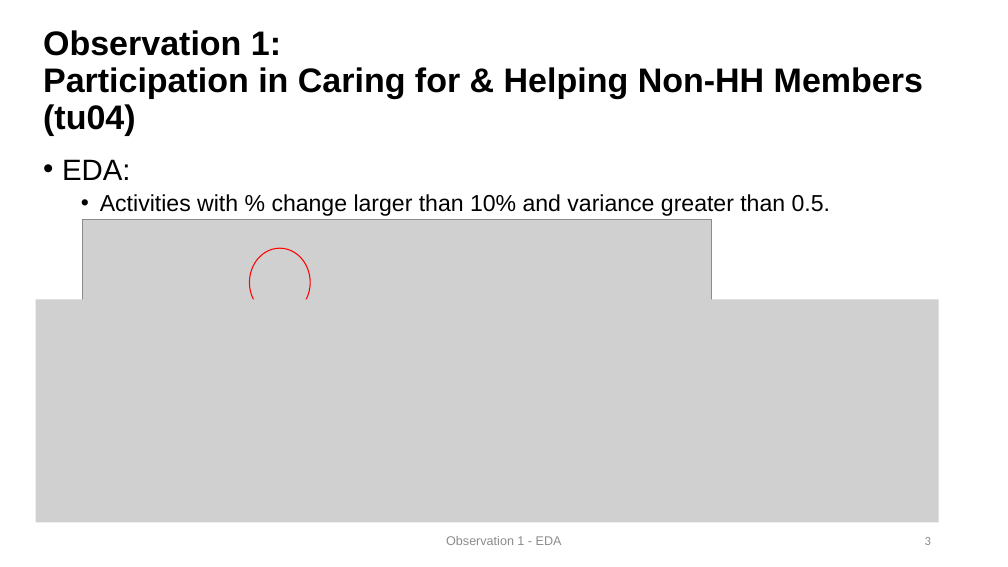
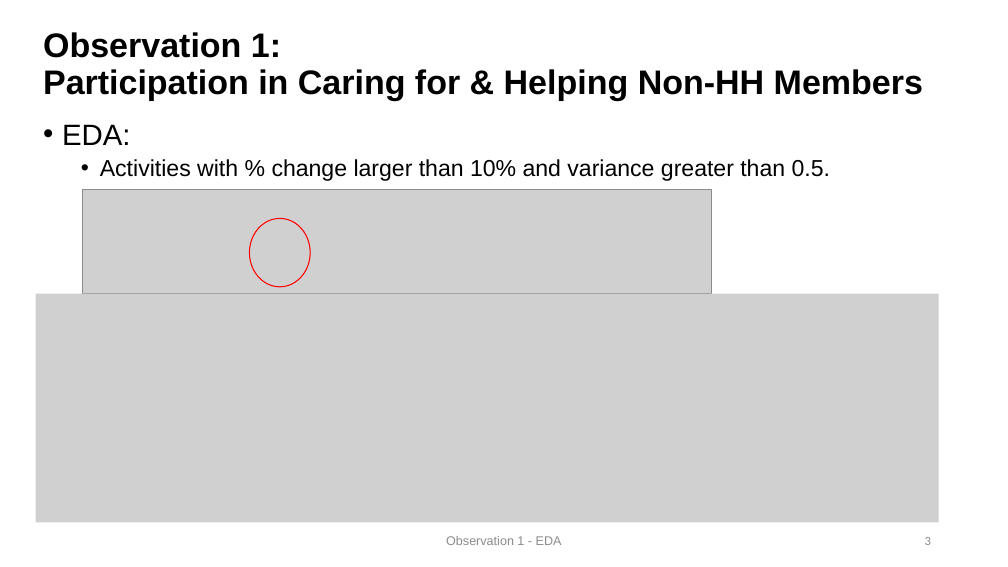
Before and after one commit to HarrisonWilde/AmericanTimeUseSurvey, a slide deck: slide 3 of Presentation/slides (1).pptx. Drawn at 1008x567 pixels with LibreOffice and Linux fonts; fonts in the diff are those of the drawing; grey boxes stand for pictures. Boxes give left, top, right and bottom in pixels: in the first picture for what was removed or moved away, otherwise in the second. Text is boxed around its words. In the diff, an @@ line names an element or a change of style, - is before the commit and + after.

```diff
--- a/Presentation/slides (1).pptx
+++ b/Presentation/slides (1).pptx
@@ title at (x1=43, y1=32, x2=923, y2=100): text changed @@
-Observation 1:
-Participation in Caring for & Helping Non-HH Members (tu04)
+Observation 1:
+Participation in Caring for & Helping Non-HH Members
@@ text "EDA:" moved from (x1=62, y1=159, x2=830, y2=216) to (x1=62, y1=124, x2=830, y2=181) @@
@@ picture moved from (x1=82, y1=219, x2=712, y2=324) to (x1=82, y1=190, x2=712, y2=294) @@
@@ ellipse moved from (x1=250, y1=248, x2=310, y2=317) to (x1=250, y1=219, x2=310, y2=287) @@
@@ picture resized from (x1=36, y1=299, x2=939, y2=523) to (x1=36, y1=293, x2=939, y2=523) @@
```
Also in this commit, not shown: 1 other slide changed.
